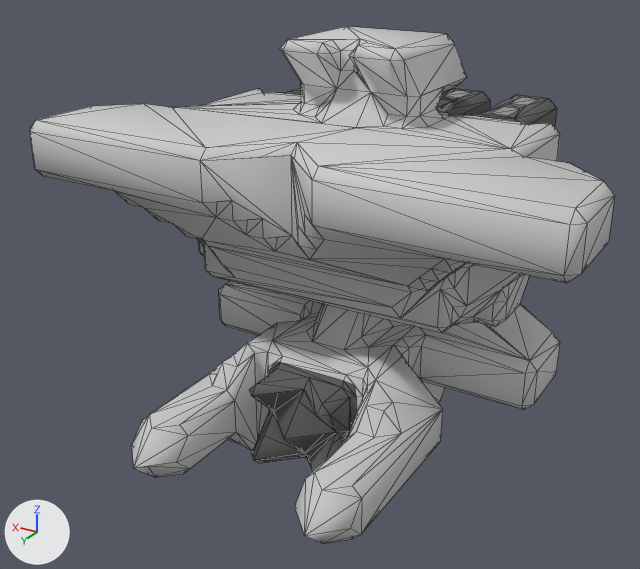
One commit to the OBJ model src/jsMain/resources/meshes/fulkreykk-1-lodovik-class.obj: the scene before it, then after it.
Both versions are drawn from a camera (50 mm lens) standing at (-22.0, 40.0, 29.2) and looking at (1.2, 1.4, 10.0). Lighting does not change. The marker at lower left points along +X, +Y and +Z. Mesh edges are drawn as thin lines. Where no turn or scale is listed for an object, it has been applied to the vertices.

The first picture shows 'fulkreykk-1-lodovik-class'.
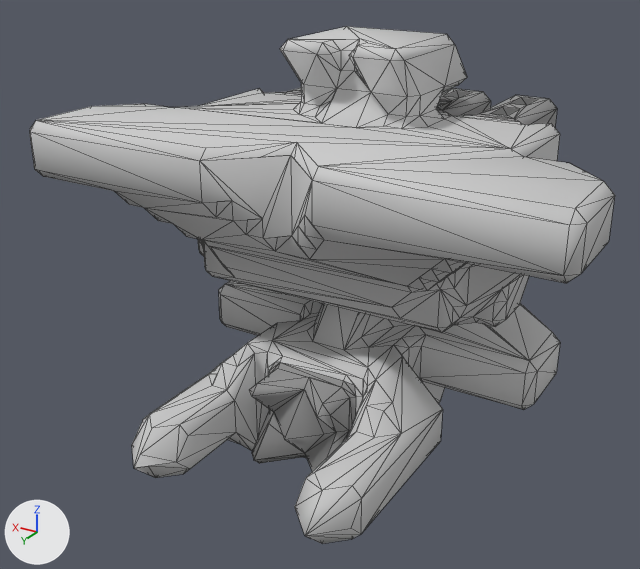
Boxes [x1, y1, x2, y2] around the edits, measured in the pictures (640 x 569 px; the box of a moved part takes in the faces that stretch with it):
part 1 of me_fulkreykk_1_lodovik_class, moved or reshaped: [38, 45, 558, 544] in both
part 2 of me_fulkreykk_1_lodovik_class, surface changed: [249, 88, 557, 463] in both

The edits, one by one:
me_fulkreykk_1_lodovik_class is used by ob_fulkreykk_1_lodovik_class; location (0.0, 0.0, 0.0).
me_fulkreykk_1_lodovik_class had 770 vertices, 1441 faces and spanned x -14.5..14.5, y -13.0..13.0, z 0.0..23.0.
me_fulkreykk_1_lodovik_class now has 771 vertices, 1447 faces and spans x -14.5..14.5, y -13.0..13.0, z 0.0..23.0.
Part 1, on me_fulkreykk_1_lodovik_class:
2 vertices are removed from x -0.5..0.0, y 5.5, z 1.5..5.0.
195 faces are deleted.
4 vertices move from x -2.0..2.0, y 5.5..6.5, z 2.5..5.5 to x -0.5..2.0, y 5.5..6.5, z 3.0..5.5.
3 vertices are added at (5.0, 12.5, 4.0), (-1.0, 1.0, 8.5), (-5.0, 12.5, 3.0).
201 new faces join them.
me_fulkreykk_1_lodovik_class part 2: 308 kept faces spanning x -7.7..7.7, y -11.0..7.0, z 0.7..19.0 get new texture (UV) coordinates.
